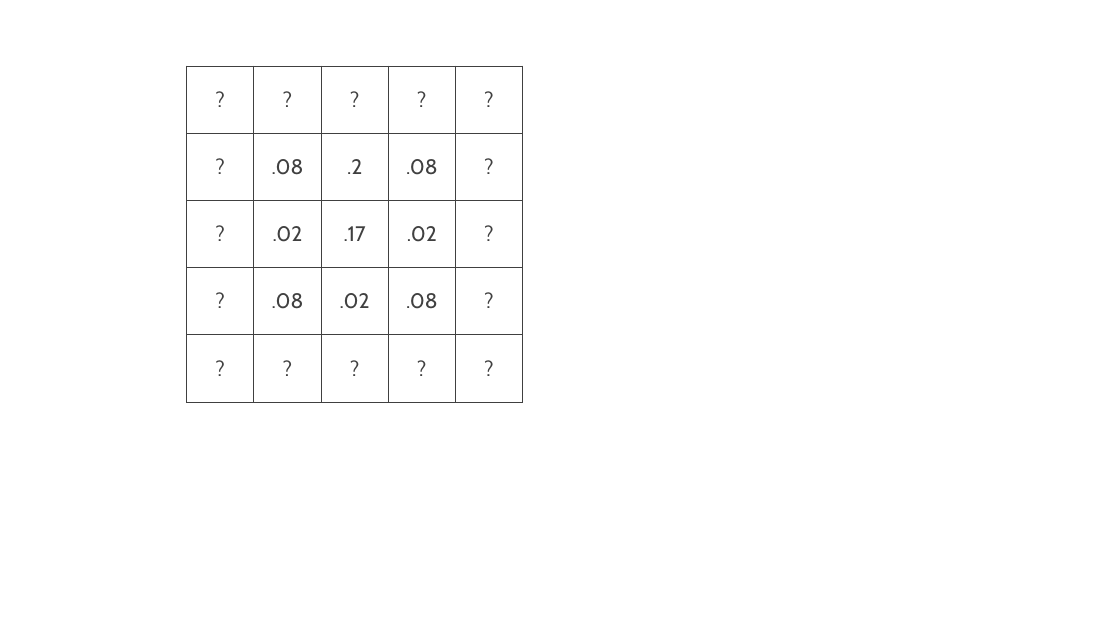
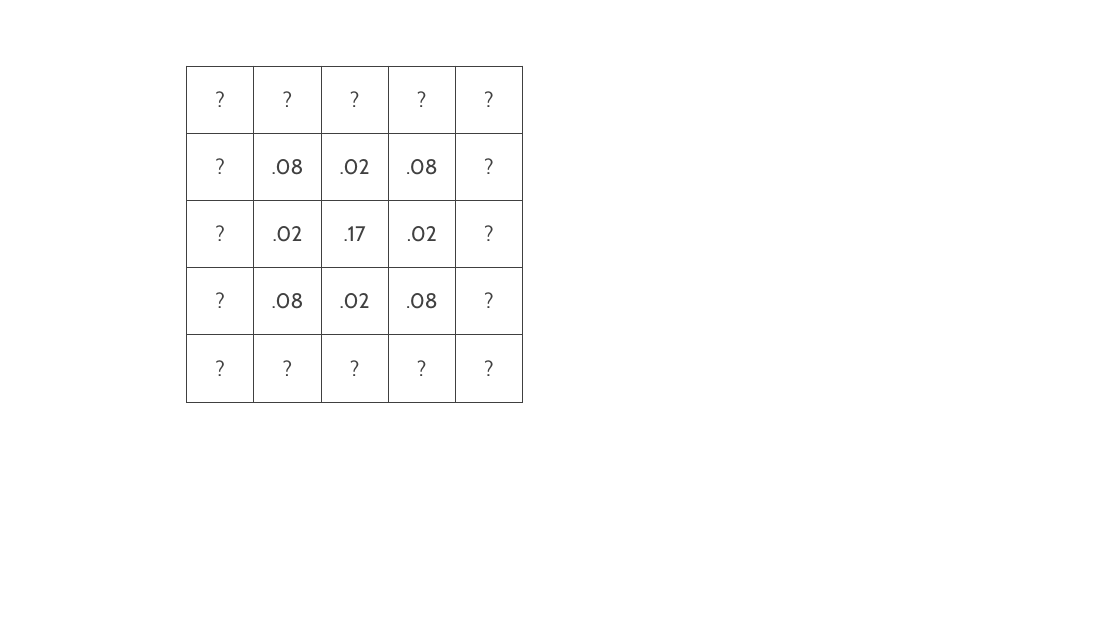
Before and after one commit to PurpleAvatar/multiscale_biological_modeling, a slide deck: slide 6 of figures/MMBS Figures.pptx. Drawn at 1120x630 pixels with LibreOffice and Linux fonts; fonts in the diff are those of the drawing. Boxes give left, top, right and bottom in pixels: in the first picture for what was removed or moved away, otherwise in the second. Text is boxed around its words. In the diff, an @@ line names an element or a change of style, - is before the commit and + after.

```diff
--- a/figures/MMBS Figures.pptx
+++ b/figures/MMBS Figures.pptx
@@ table at [187,66,523,402] @@
-row 2, column 3: .2
+row 2, column 3: .02
```
Also in this commit, not shown: 1 slide added, 1 other file.
